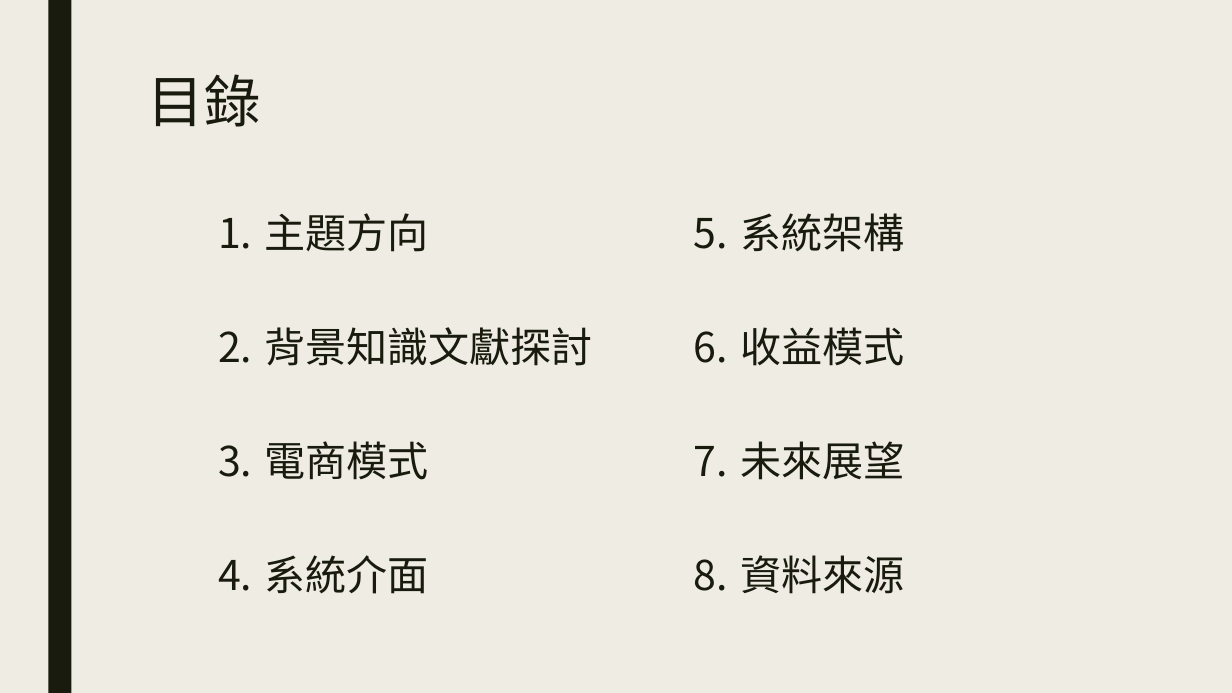
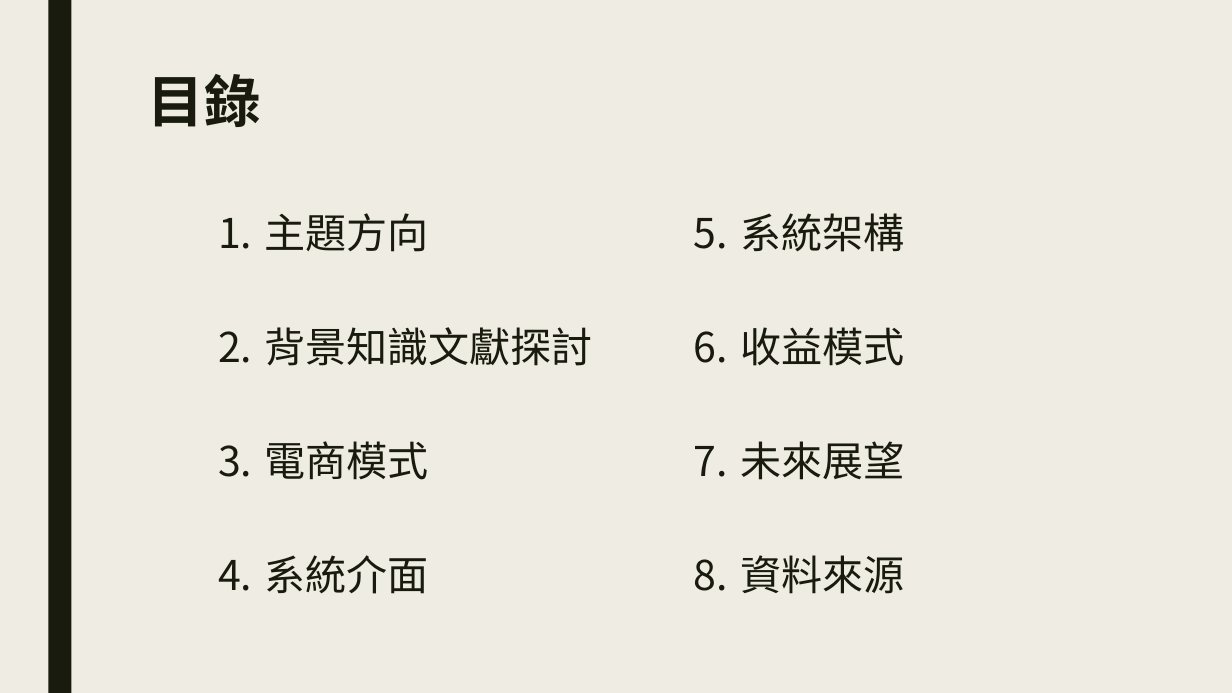
Before and after one commit to plum0411/e-commerce, a slide deck: slide 2 of LINE在電商領域能提出之新功能.pptx. Drawn at 1232x693 pixels with LibreOffice and Linux fonts; fonts in the diff are those of the drawing. Boxes give left, top, right and bottom in pixels: in the first picture for what was removed or moved away, otherwise in the second. Text is boxed around its words. In the diff, an @@ line names an element or a change of style, - is before the commit and + after.

```diff
--- a/LINE在電商領域能提出之新功能.pptx
+++ b/LINE在電商領域能提出之新功能.pptx
@@ title "目錄" at (148, 74, 261, 127): bold on @@
```
Also in this commit, not shown: 14 other slides changed, 13 other files.
